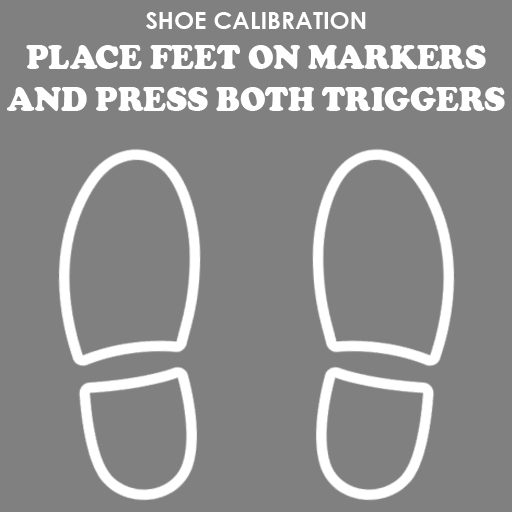
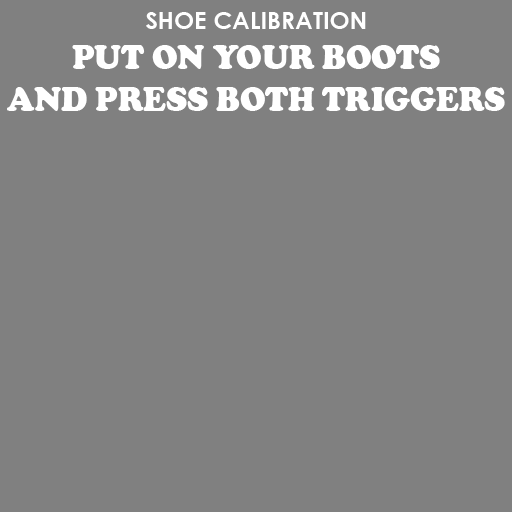
Before/after of a 512 × 512 layered artwork. What changed in the layer stack:
renamed "PLACE FEET ON MARKERS AND PRESS BOTH TRIGGERS" to "PUT ON YOUR BOOTS AND PRESS BOTH TRIGGERS", painted on it over [26, 45, 486, 69]
hid "Layer 3 copy" over [312, 148, 455, 501]
hid "Layer 3" over [58, 148, 201, 501]
